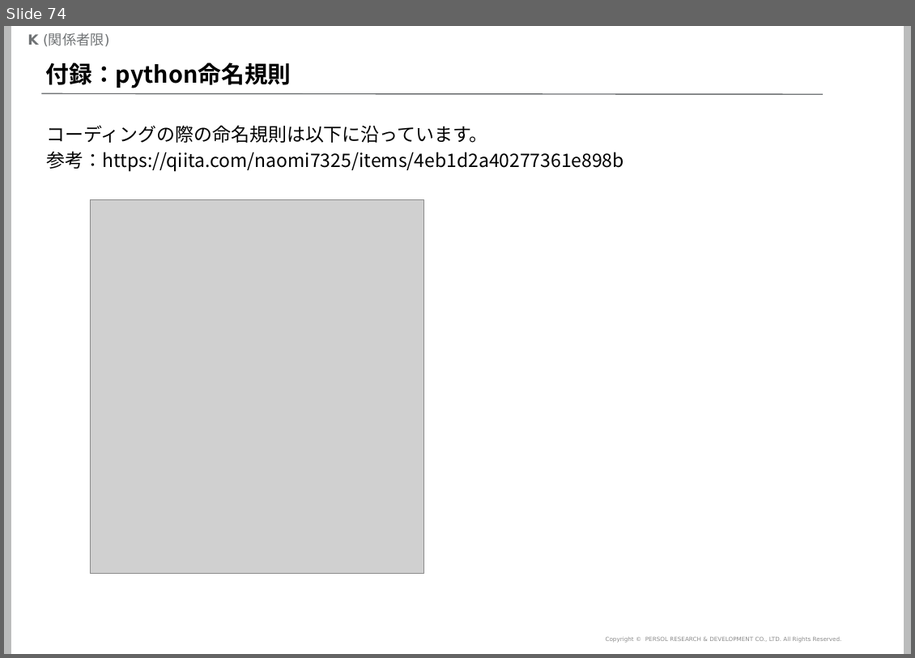
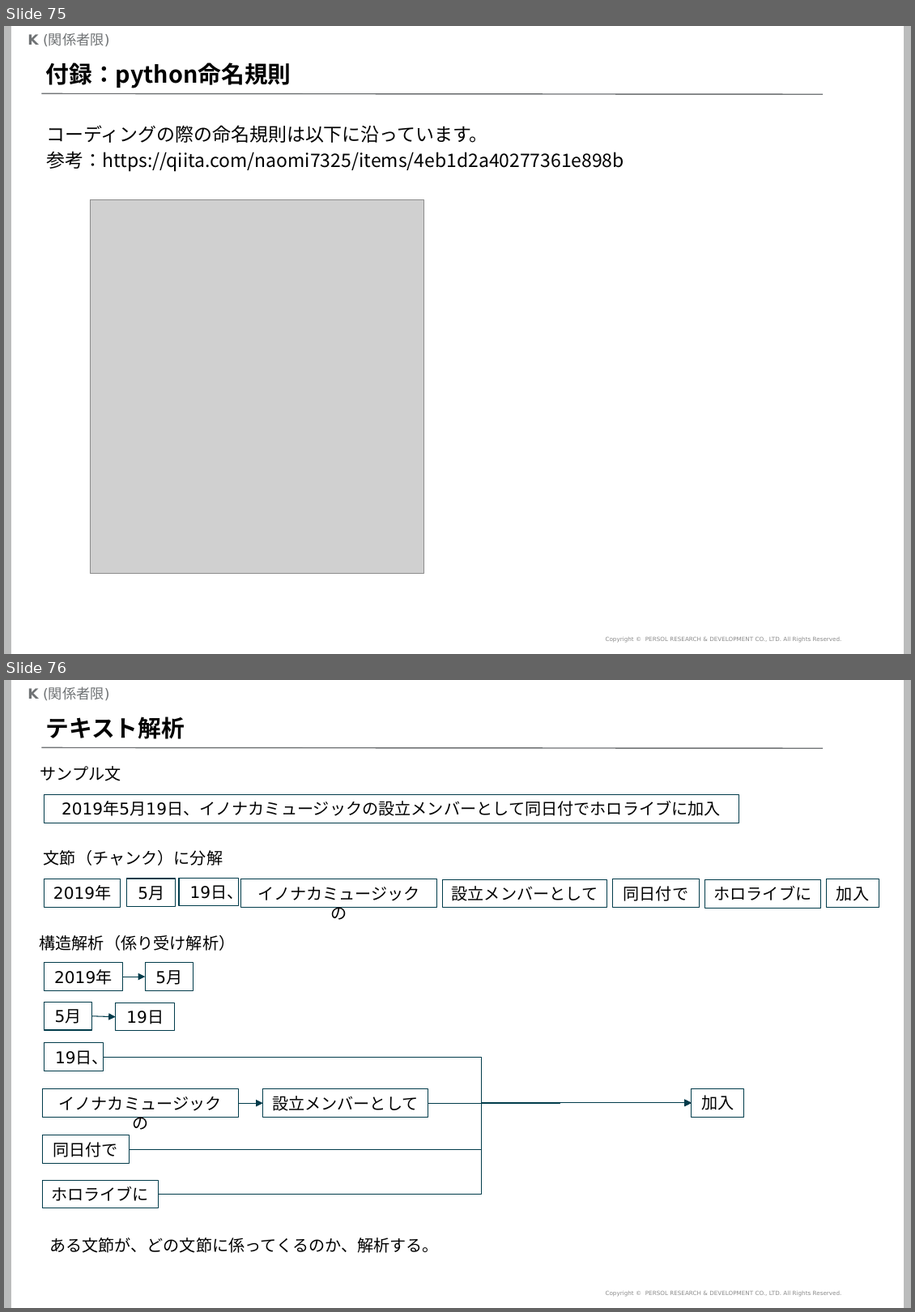
Before and after one commit to mogrodown/python_session, a slide deck: doc/python中級講座_2020.pptx. Shown one above the other, each under a label of ours: slide 74 before the commit, slides 75 and 76 after it. The pictures are 915x658 and 915x1312 pixels, drawn with LibreOffice and Linux fonts; fonts in the diff are those of the drawing; grey boxes stand for pictures; background and template pictures are left out. Boxes give left, top, right and bottom in pixels: in the first picture for what was removed or moved away, otherwise in the second. Text is boxed around its words. In the diff, an @@ line names an element or a change of style, - is before the commit and + after.

```diff
--- a/doc/python中級講座_2020.pptx
+++ b/doc/python中級講座_2020.pptx
@@ slide 76 added at <box>4,680,911,1308</box>, background #FFFFFF; not listed: 5 template elements that a slide beside it also shows @@
@@ title added at <box>46,716,185,739</box>, 20 pt, text #000000, bold @@
+テキスト解析
@@ text added at <box>40,766,121,781</box>, 14 pt, text #000000 @@
+サンプル文
@@ rectangle added at <box>44,795,739,823</box>, fill #FFFFFF, outline #003C4A 0.75 pt, 14 pt, text #000000 @@
+2019年5月19日、イノナカミュージックの設立メンバーとして同日付でホロライブに加入
@@ text added at <box>44,850,223,865</box>, 14 pt, text #000000 @@
+文節（チャンク）に分解
@@ rectangle added at <box>44,879,121,907</box>, fill #FFFFFF, outline #003C4A 0.75 pt, 14 pt, text #000000 @@
+2019年
@@ rectangle added at <box>127,878,176,906</box>, fill #FFFFFF, outline #003C4A 0.75 pt, 14 pt, text #000000 @@
+5月
@@ rectangle added at <box>179,878,239,905</box>, fill #FFFFFF, outline #003C4A 0.75 pt, 14 pt, text #000000 @@
+19日、
@@ rectangle added at <box>241,879,437,907</box>, fill #FFFFFF, outline #003C4A 0.75 pt, 14 pt, text #000000 @@
+イノナカミュージックの
@@ rectangle added at <box>443,879,608,907</box>, fill #FFFFFF, outline #003C4A 0.75 pt, 14 pt, text #000000 @@
+設立メンバーとして
@@ rectangle added at <box>613,879,700,907</box>, fill #FFFFFF, outline #003C4A 0.75 pt, 14 pt, text #000000 @@
+同日付で
@@ rectangle added at <box>705,880,820,908</box>, fill #FFFFFF, outline #003C4A 0.75 pt, 14 pt, text #000000 @@
+ホロライブに
@@ rectangle added at <box>827,879,880,907</box>, fill #FFFFFF, outline #003C4A 0.75 pt, 14 pt, text #000000 @@
+加入
@@ text added at <box>40,935,236,951</box>, 14 pt, text #000000 @@
+構造解析（係り受け解析）
@@ rectangle added at <box>44,964,123,991</box>, fill #FFFFFF, outline #003C4A 0.75 pt, 14 pt, text #000000 @@
+2019年
@@ rectangle added at <box>146,964,194,991</box>, fill #FFFFFF, outline #003C4A 0.75 pt, 14 pt, text #000000 @@
+5月
@@ arrow added from (122, 976) to (146, 976), #003C4A 0.75 pt @@
@@ rectangle added at <box>44,1002,92,1030</box>, fill #FFFFFF, outline #003C4A 0.75 pt, 14 pt, text #000000 @@
+5月
@@ arrow added from (92, 1016) to (116, 1017), #003C4A 0.75 pt @@
@@ rectangle added at <box>116,1003,175,1031</box>, fill #FFFFFF, outline #003C4A 0.75 pt, 14 pt, text #000000 @@
+19日
@@ rectangle added at <box>44,1044,104,1071</box>, fill #FFFFFF, outline #003C4A 0.75 pt, 14 pt, text #000000 @@
+19日、
@@ elbow arrow added from (104, 1057) to (692, 1103), #003C4A 0.75 pt @@
@@ rectangle added at <box>43,1090,239,1117</box>, fill #FFFFFF, outline #003C4A 0.75 pt, 14 pt, text #000000 @@
+イノナカミュージックの
@@ rectangle added at <box>263,1090,428,1117</box>, fill #FFFFFF, outline #003C4A 0.75 pt, 14 pt, text #000000 @@
+設立メンバーとして
@@ rectangle added at <box>692,1089,744,1117</box>, fill #FFFFFF, outline #003C4A 0.75 pt, 14 pt, text #000000 @@
+加入
@@ elbow arrow added from (129, 1150) to (692, 1103), #003C4A 0.75 pt @@
@@ elbow arrow added from (158, 1194) to (692, 1103), #003C4A 0.75 pt @@
@@ arrow added from (239, 1103) to (263, 1103), #003C4A 0.75 pt @@
@@ elbow arrow added from (428, 1103) to (692, 1103), #003C4A 0.75 pt @@
@@ rectangle added at <box>43,1136,130,1164</box>, fill #FFFFFF, outline #003C4A 0.75 pt, 14 pt, text #000000 @@
+同日付で
@@ rectangle added at <box>43,1180,158,1208</box>, fill #FFFFFF, outline #003C4A 0.75 pt, 14 pt, text #000000 @@
+ホロライブに
@@ text added at <box>49,1237,439,1253</box>, 14 pt, text #000000 @@
+ある文節が、どの文節に係ってくるのか、解析する。
@@ what was slide 74 is now slide 75 @@
```
Also in this commit, not shown: 3 slides changed, 3 other slides added, 1 slide removed, 1 other file.
